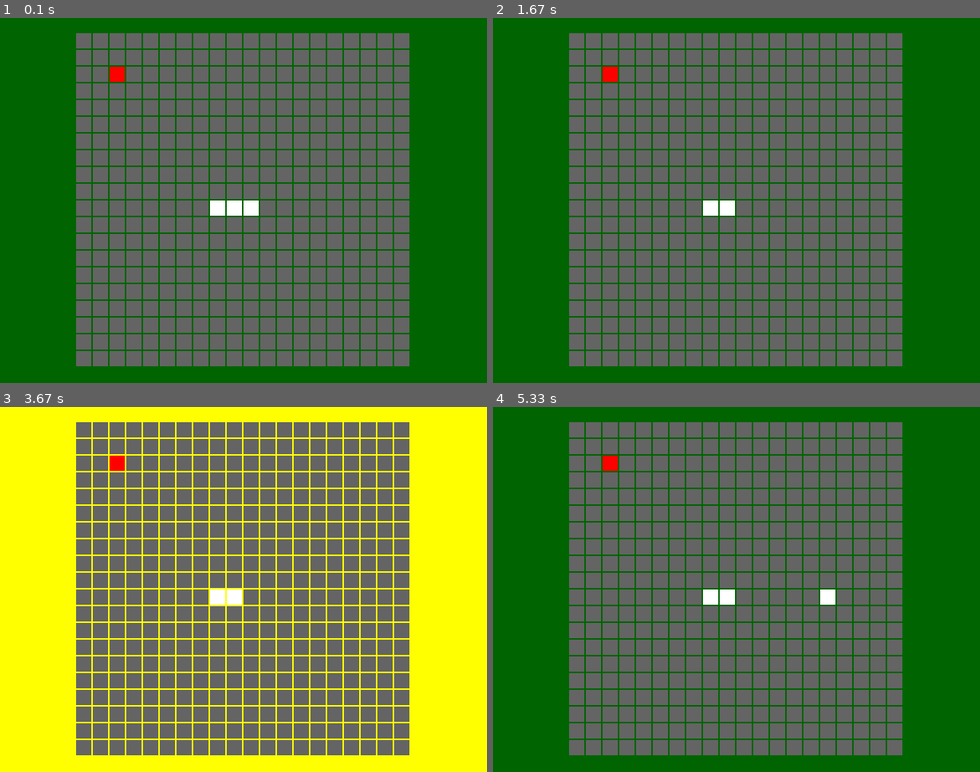
Above: before the commit, frames 1-4 (two rows, left to right).
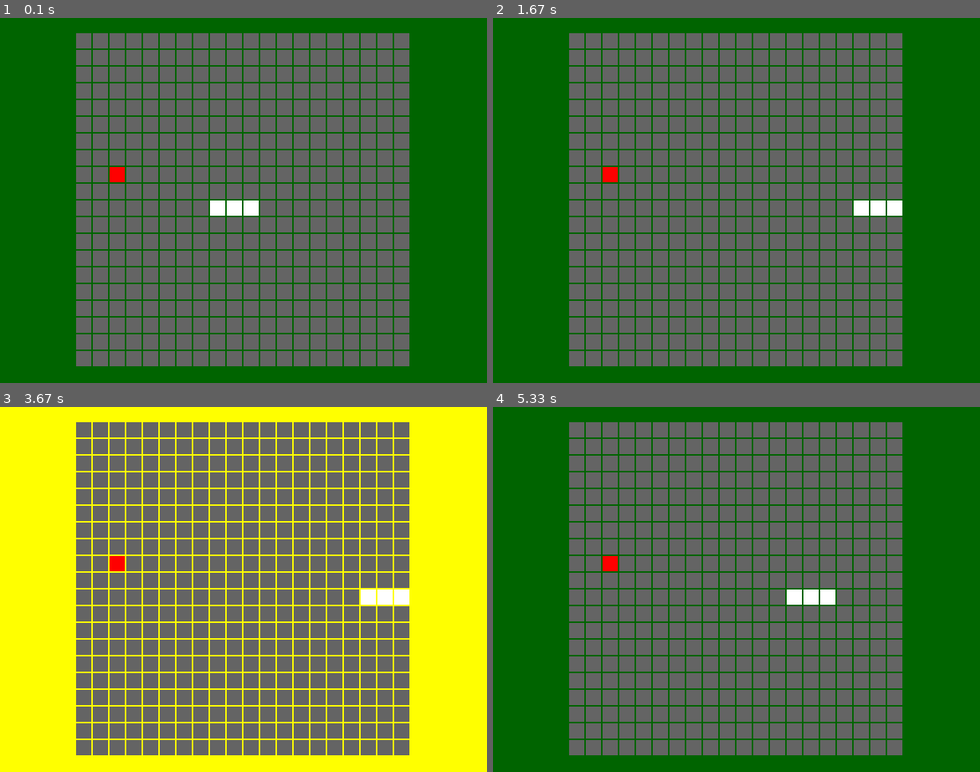
Above: after the commit, the same moments.

Repository: od107/pygame
Game: pygame game, started from My_snake.py
Two runs of this game, one before a commit and one after it. Both use one fixed random seed, a clock stepped at 60 frames per second and the inputs below.
Inputs:
- Up to frame 1 (0.1 s): no input
- Up to frame 2 (1.67 s): tap Enter at 0.33 s; hold Right 0.67-1.13 s
- Up to frame 3 (3.67 s): no input
- Up to frame 4 (5.33 s): no input

The runs differ from the first frame. In frame 1, 0.3% of the frame differs, in the area x 22-26%, y 13-45%; in frame 2, 0.9%, in the area x 22-85%, y 13-55%; in frame 3, 0.9%; in frame 4, 0.8%.

Commit message:
first fully working version

Diff:
--- a/My_snake.py
+++ b/My_snake.py
@@ -44,8 +44,6 @@
 
 SNAKELENGTH = 3
 
-#put snakedirections definitions into an array
-
 def main():
     global FPSCLOCK, DISPLAYSURF
     pygame.init()
@@ -59,7 +57,7 @@
     snakeHead = [int(BOARDWIDTH/2), int(BOARDHEIGHT/2)]
     snakeDirection = RIGHT
     snake = initSnake(snakeHead)
-    food = [2,2]
+    food = initFood(snake)
 
 
     DISPLAYSURF.fill(BGCOLOR)
@@ -73,21 +71,18 @@
                 pygame.quit()
                 sys.exit()
             elif event.type == KEYDOWN:
-                if event.key == K_UP:
+                if event.key == K_UP and snakeDirection != DOWN:
                     snakeDirection = UP
-                if event.key == K_DOWN:
+                if event.key == K_DOWN and snakeDirection != UP:
                     snakeDirection = DOWN
-                if event.key == K_RIGHT:
+                if event.key == K_RIGHT and snakeDirection != LEFT:
                     snakeDirection = RIGHT
-                if event.key == K_LEFT:
+                if event.key == K_LEFT and snakeDirection != RIGHT:
                     snakeDirection = LEFT
 
-        # Redraw the screen and wait a clock tick.
+        # Update snake head
         if(snakeDirection == RIGHT):
-            snakeHead[0] = snakeHead[0] + 1 #why does this update snake as well?
-            #TODO update snake
-            snake.insert(0, snakeHead)
-            #snake.pop()
+            snakeHead[0] = snakeHead[0] + 1
         if(snakeDirection == LEFT):
             snakeHead[0] = snakeHead[0] - 1
         if(snakeDirection == UP):
@@ -105,14 +100,26 @@
             if(snakeHead[1]<0):
                 snakeHead[1]=BOARDHEIGHT-1
         else:
-            if(snakeHead[0]>=BOARDWIDTH or snakeHead[0]>=BOARDHEIGHT or snakeHead[0]<0 or snakeHead[1]<0):
+            if(snakeHead[0]>=BOARDWIDTH or snakeHead[1]>=BOARDHEIGHT
+               or snakeHead[0]<0 or snakeHead[1]<0
+               or snakeHead in snake):
+                #game is lost
                 gameLostAnimation(mainBoard, snake, food)
                 mainBoard = initBoard()
                 #put these things in initialisation function
                 snakeHead = [int(BOARDWIDTH/2), int(BOARDHEIGHT/2)]
                 snakeDirection = RIGHT
                 snake = initSnake(snakeHead)
-                food = [2,2]
+                #food =
+                initFood(snake)
+
+        #update snake
+        snake.insert(0, snakeHead[:])
+        if(snakeHead != food):
+            snake.pop()
+        else:
+            food = initFood(snake, food)
+
 
         pygame.display.update()
         FPSCLOCK.tick(FPS)
@@ -130,12 +137,21 @@
     return board
 
 def initSnake(snakeHead):
-    snake = [snakeHead]
+    snake = []
+    #snake = [snakeHead]
     assert (snakeHead[0]-SNAKELENGTH+1 > 0) , "initial snake too big"
-    for i in range(SNAKELENGTH-1):
-        segment = [snakeHead[0]-(i+1), snakeHead[1]]
+    for i in range(SNAKELENGTH):
+        segment = [snakeHead[0]-(i), snakeHead[1]]
         snake.append(segment)
     return snake
+
+def initFood(snake, food=None):
+    #make sure food doesnt drop under snake
+    #isn't this possible without returning the food?
+    while(food in snake or food == None):
+        food = [random.randint(0,BOARDWIDTH-1), random.randint(0,BOARDHEIGHT-1)]
+    return food
+
 
 def leftTopCoordsOfBox(boxx, boxy):
     # Convert board coordinates to pixel coordinates
@@ -171,12 +187,5 @@
         pygame.display.update()
         pygame.time.wait(300)
 
-    #TODO reset the game after you've lost
-
-
-
-
-
-
 if __name__ == '__main__':
     main()
